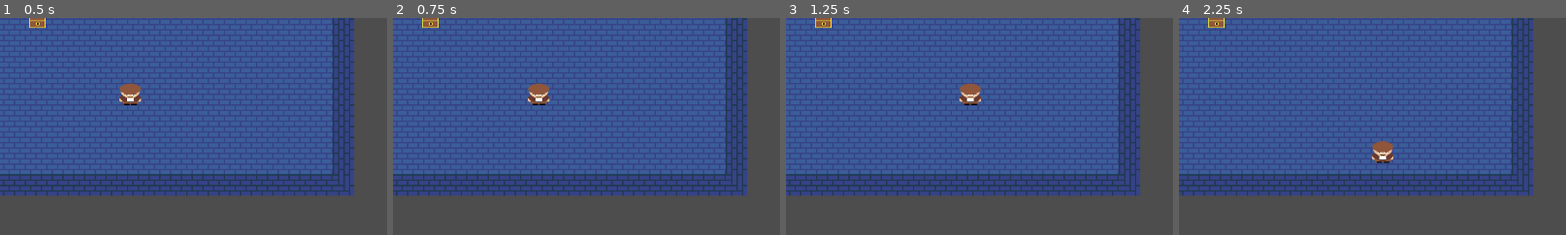
Above: before the commit, frames 1-4 (left to right).
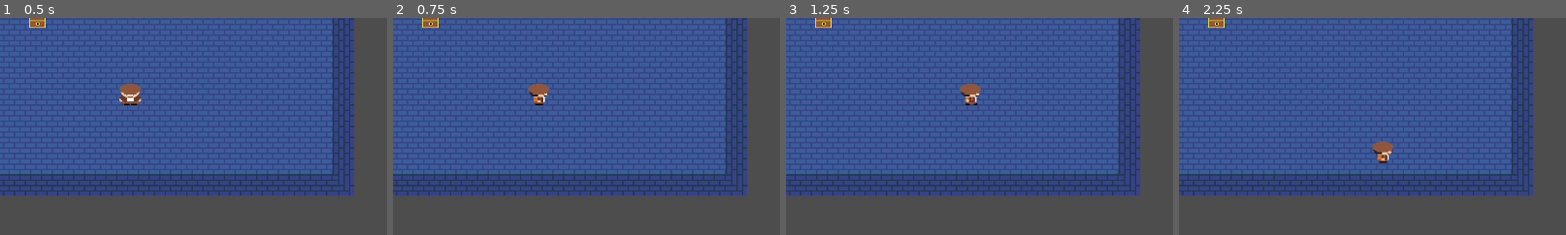
Above: after the commit, the same moments.

Repository: mswieboda/dungeon-godot
Game: Godot game, scene res://scenes/main.tscn
Two runs of this game, one before a commit and one after it. Both use one fixed random seed, a clock stepped at 60 frames per second and the inputs below.
Inputs:
- Up to frame 1 (0.5 s): no input
- Up to frame 2 (0.75 s): tap Enter at 0.5 s; hold D (move_right) from 0.53 s (still down)
- Up to frame 3 (1.25 s): keep holding D (move_right)
- Up to frame 4 (2.25 s): release D (move_right) at 1.28 s; hold S (move_down) 1.28-2.03 s; hold D (move_right) from 2.03 s (still down)
The pictures show only the part of the screen within x 15-65%, y 28-78%; the shares and areas given below are measured in that part.

Frame 1 is identical in both runs. In frame 2, 0.2% of the frame differs, in the area x 34-41%, y 33-41%; in frame 3, 0.2%, in the area x 44-51%, y 33-41%; in frame 4, 0.2%.

Commit message:
player walking animations left, down, right

Diff:
--- a/objs/player/player.gd
+++ b/objs/player/player.gd
@@ -8,17 +8,30 @@
   var v_direction = Input.get_axis("move_up", "move_down")
   var speed = SPEED * delta
 
+  if h_direction:
+    $animated_sprite.flip_h = h_direction < 0
+    $animated_sprite.play("walk_horizontal")
+
+    velocity.x = h_direction * speed
+    velocity.y = move_toward(velocity.y, 0, speed)
+  elif v_direction:
+    $animated_sprite.flip_h = false
+    $animated_sprite.play("walk_down" if v_direction > 0 else "walk_up")
+
+    velocity.y = v_direction * speed
+    velocity.x = move_toward(velocity.x, 0, speed)
+  else:
+    $animated_sprite.flip_h = false
+    $animated_sprite.play("default")
+
   if h_direction and v_direction:
     velocity.x = 0.707 * h_direction * speed
     velocity.y = 0.707 * v_direction * speed
-  elif h_direction:
-    velocity.x = h_direction * speed
-    velocity.y = move_toward(velocity.y, 0, speed)
-  elif v_direction:
-    velocity.y = v_direction * speed
+
+  if not h_direction:
     velocity.x = move_toward(velocity.x, 0, speed)
-  else:
-    velocity.x = move_toward(velocity.x, 0, speed)
+
+  if not v_direction:
     velocity.y = move_toward(velocity.y, 0, speed)
 
   move_and_slide()
--- a/objs/player/player.tscn
+++ b/objs/player/player.tscn
@@ -1,29 +1,46 @@
-[gd_scene load_steps=10 format=3 uid="uid://djc15rwaow68j"]
+[gd_scene load_steps=15 format=3 uid="uid://djc15rwaow68j"]
 
 [ext_resource type="Script" path="res://objs/player/player.gd" id="1_ef62y"]
-[ext_resource type="Texture2D" uid="uid://b2e35b5msy5mv" path="res://assets/objs/player.png" id="1_s8rgr"]
+[ext_resource type="Texture2D" uid="uid://b2e35b5msy5mv" path="res://assets/objs/player_walk_down.png" id="2_vdstd"]
+[ext_resource type="Texture2D" uid="uid://f0nrkoukck0q" path="res://assets/objs/player_walk_horizontal.png" id="3_5kl7w"]
 
 [sub_resource type="RectangleShape2D" id="RectangleShape2D_4bc7i"]
 size = Vector2(16, 16)
 
 [sub_resource type="AtlasTexture" id="AtlasTexture_1pr5w"]
-atlas = ExtResource("1_s8rgr")
+atlas = ExtResource("2_vdstd")
 region = Rect2(0, 0, 32, 32)
 
 [sub_resource type="AtlasTexture" id="AtlasTexture_lnsqe"]
-atlas = ExtResource("1_s8rgr")
+atlas = ExtResource("2_vdstd")
 region = Rect2(0, 0, 32, 32)
 
 [sub_resource type="AtlasTexture" id="AtlasTexture_27psu"]
-atlas = ExtResource("1_s8rgr")
+atlas = ExtResource("2_vdstd")
 region = Rect2(32, 0, 32, 32)
 
 [sub_resource type="AtlasTexture" id="AtlasTexture_2aecc"]
-atlas = ExtResource("1_s8rgr")
+atlas = ExtResource("2_vdstd")
 region = Rect2(64, 0, 32, 32)
 
 [sub_resource type="AtlasTexture" id="AtlasTexture_aqqc4"]
-atlas = ExtResource("1_s8rgr")
+atlas = ExtResource("2_vdstd")
+region = Rect2(96, 0, 32, 32)
+
+[sub_resource type="AtlasTexture" id="AtlasTexture_djs4m"]
+atlas = ExtResource("3_5kl7w")
+region = Rect2(0, 0, 32, 32)
+
+[sub_resource type="AtlasTexture" id="AtlasTexture_uwdgr"]
+atlas = ExtResource("3_5kl7w")
+region = Rect2(32, 0, 32, 32)
+
+[sub_resource type="AtlasTexture" id="AtlasTexture_1ev5h"]
+atlas = ExtResource("3_5kl7w")
+region = Rect2(64, 0, 32, 32)
+
+[sub_resource type="AtlasTexture" id="AtlasTexture_npfoh"]
+atlas = ExtResource("3_5kl7w")
 region = Rect2(96, 0, 32, 32)
 
 [sub_resource type="SpriteFrames" id="SpriteFrames_f5lxi"]
@@ -52,6 +69,31 @@
 "loop": true,
 "name": &"walk_down",
 "speed": 5.0
+}, {
+"frames": [{
+"duration": 1.0,
+"texture": SubResource("AtlasTexture_djs4m")
+}, {
+"duration": 1.0,
+"texture": SubResource("AtlasTexture_uwdgr")
+}, {
+"duration": 1.0,
+"texture": SubResource("AtlasTexture_1ev5h")
+}, {
+"duration": 1.0,
+"texture": SubResource("AtlasTexture_npfoh")
+}],
+"loop": true,
+"name": &"walk_horizontal",
+"speed": 5.0
+}, {
+"frames": [{
+"duration": 1.0,
+"texture": SubResource("AtlasTexture_lnsqe")
+}],
+"loop": true,
+"name": &"walk_up",
+"speed": 5.0
 }]
 
 [node name="player" type="CharacterBody2D"]
Renamed: assets/objs/player.png -> assets/objs/player_walk_down.png
Not shown, changed: assets/objs/player_walk_down.png.import
Binary file added: assets/objs/player_walk_horizontal.png
Not shown, added: assets/objs/player_walk_horizontal.png.import
